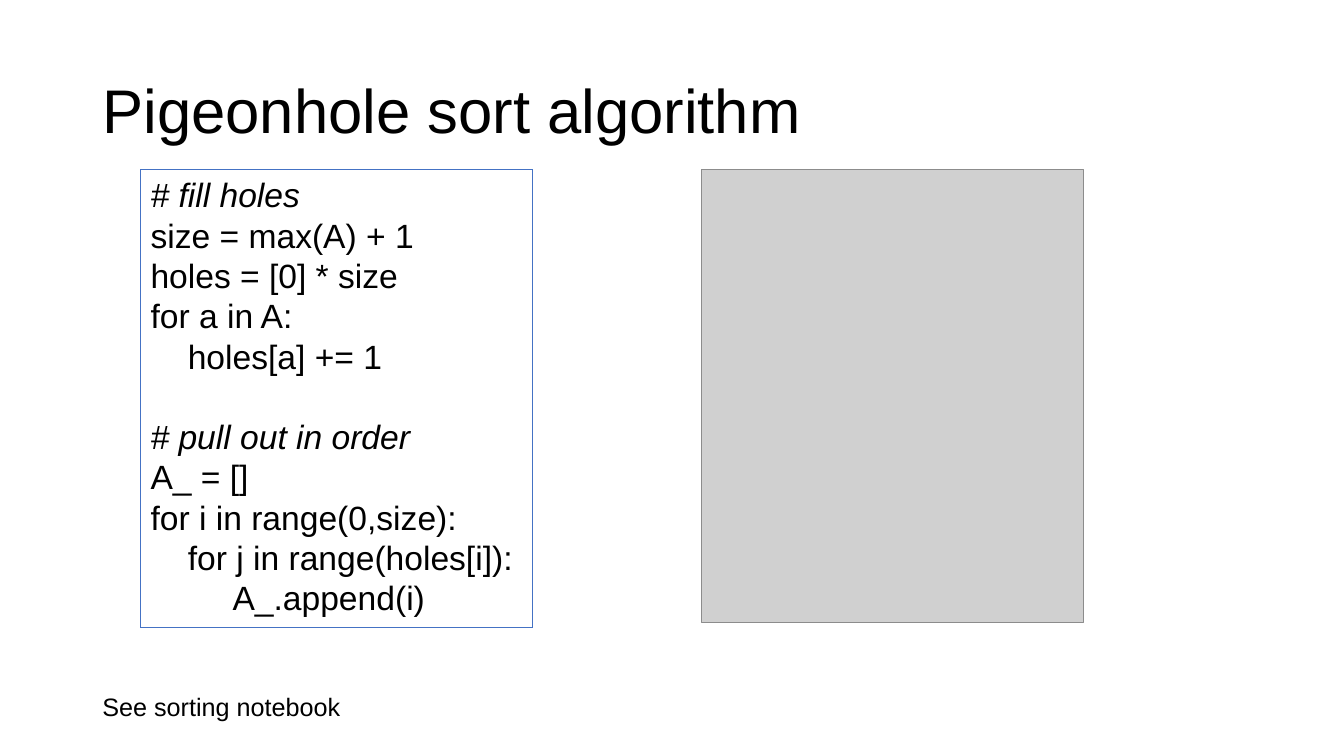
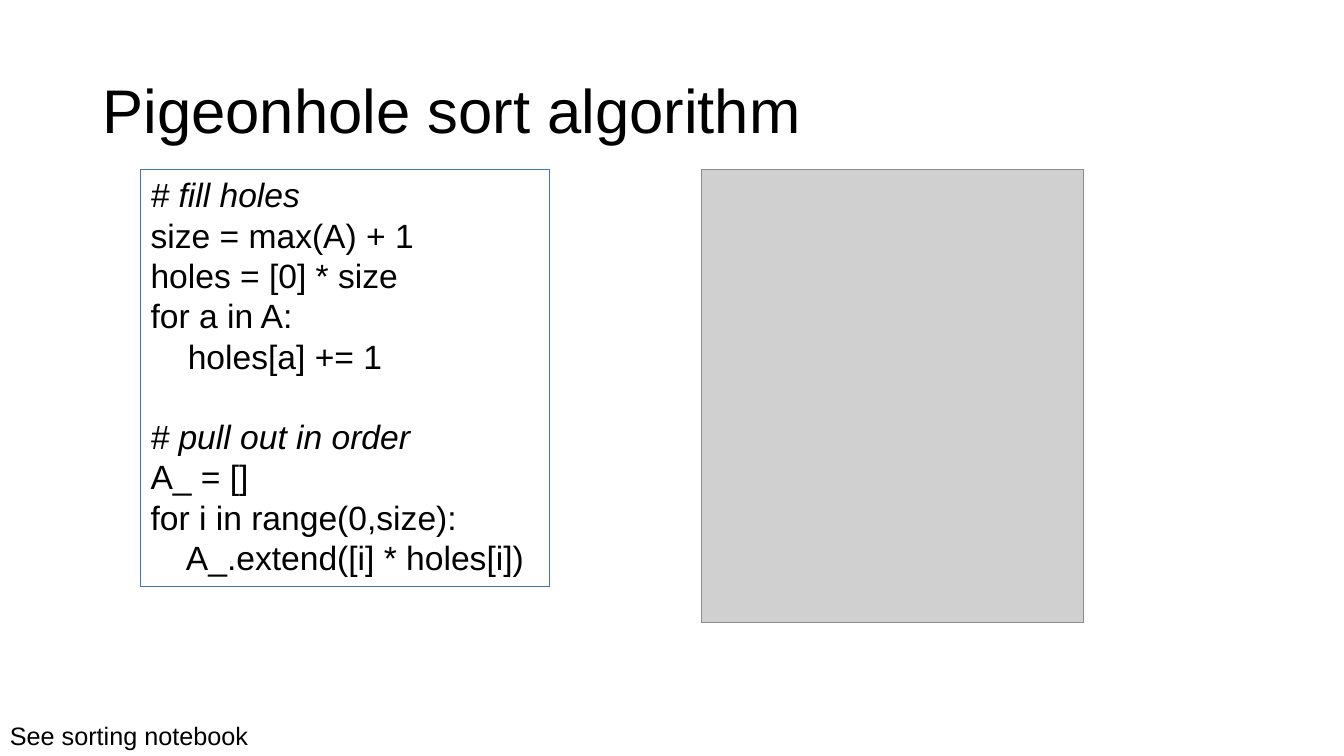
Before and after one commit to parrt/msds689, a slide deck: slide 11 of notes/sorting.pptx. Drawn at 1344x756 pixels with LibreOffice and Linux fonts; fonts in the diff are those of the drawing; grey boxes stand for pictures; background and template pictures are left out. Boxes give left, top, right and bottom in pixels: in the first picture for what was removed or moved away, otherwise in the second. Text is boxed around its words. In the diff, an @@ line names an element or a change of style, - is before the commit and + after.

```diff
--- a/notes/sorting.pptx
+++ b/notes/sorting.pptx
@@ rectangle "# fill holes": place and size @@
-rectangle "# fill holes" at bbox=[141, 169, 533, 627]
+rectangle "# fill holes" at bbox=[141, 169, 551, 587]
@@ text in rectangle at bbox=[186, 545, 524, 577]: text changed @@
-for j in range(holes[i]):
-A_.append(i)
+A_.extend([i] * holes[i])
@@ text "See sorting notebook": place and size @@
-text "See sorting notebook" at bbox=[102, 697, 341, 722]
+text "See sorting notebook" at bbox=[10, 726, 248, 751]
```
Also in this commit, not shown: 8 other slides changed, 3 other files.
